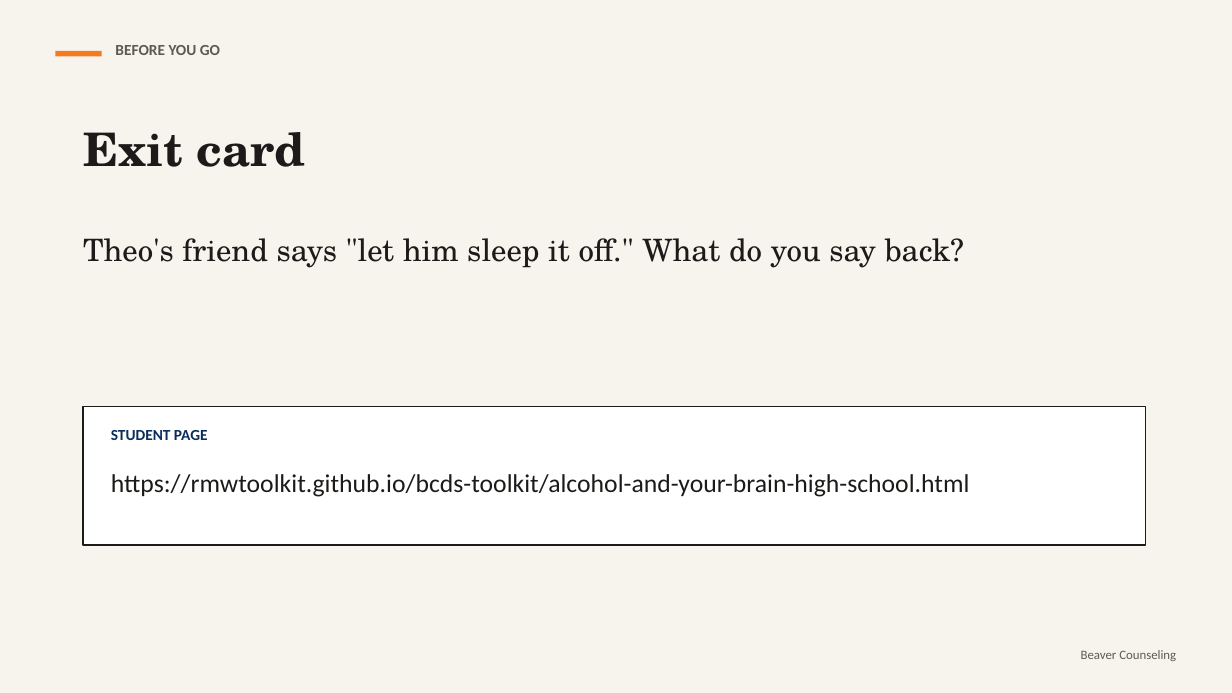
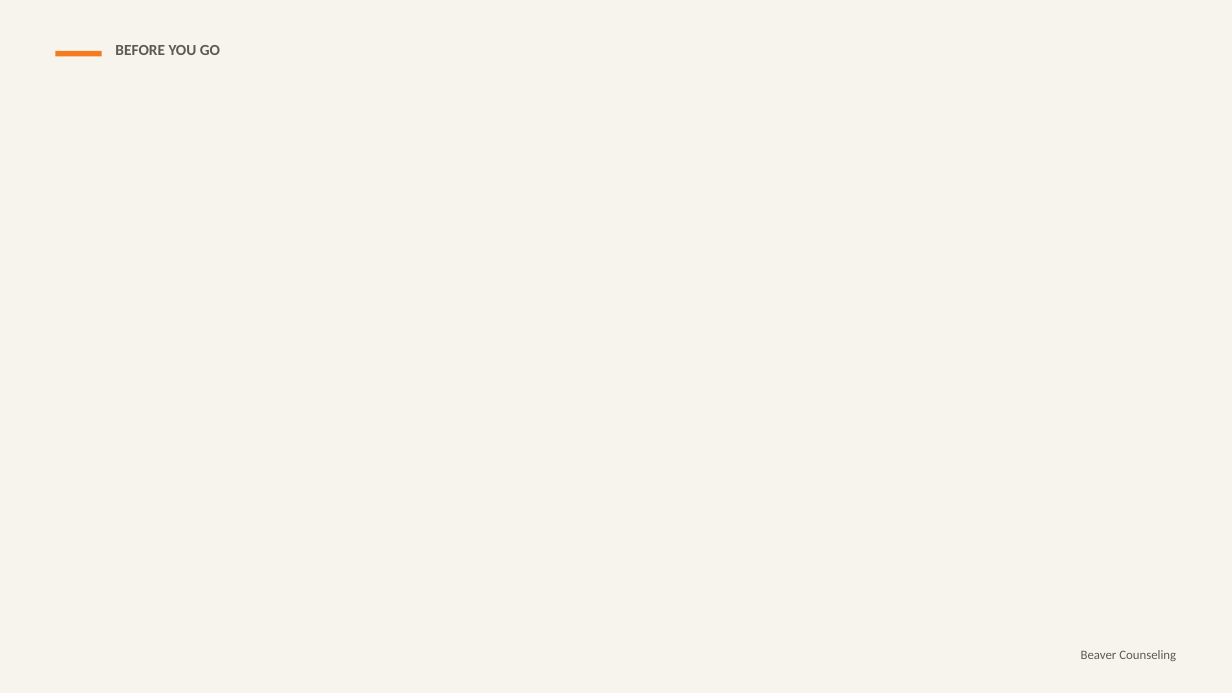
Before and after one commit to rmwtoolkit/bcds-toolkit, a slide deck: slide 25 of decks/alcohol-and-your-brain-lesson-v2.pptx (slide 14 before the commit). Drawn at 1232x693 pixels with LibreOffice and Linux fonts; fonts in the diff are those of the drawing; background and template pictures are left out. Boxes give left, top, right and bottom in pixels: in the first picture for what was removed or moved away, otherwise in the second. Text is boxed around its words. In the diff, an @@ line names an element or a change of style, - is before the commit and + after.

```diff
--- a/decks/alcohol-and-your-brain-lesson-v2.pptx
+++ b/decks/alcohol-and-your-brain-lesson-v2.pptx
@@ text removed at (x1=83, y1=132, x2=305, y2=167) @@
-Exit card
@@ text removed at (x1=83, y1=238, x2=964, y2=268) @@
-Theo's friend says "let him sleep it off." What do you say back?
@@ rectangle removed at (x1=83, y1=407, x2=1146, y2=545) @@
@@ text removed at (x1=111, y1=430, x2=208, y2=440) @@
-STUDENT PAGE
@@ text removed at (x1=111, y1=474, x2=970, y2=497) @@
-https://rmwtoolkit.github.io/bcds-toolkit/alcohol-and-your-brain-high-school.html
```
Also in this commit, not shown: 6 other slides changed, 16 slides added, 5 slides removed, 5 other files.
